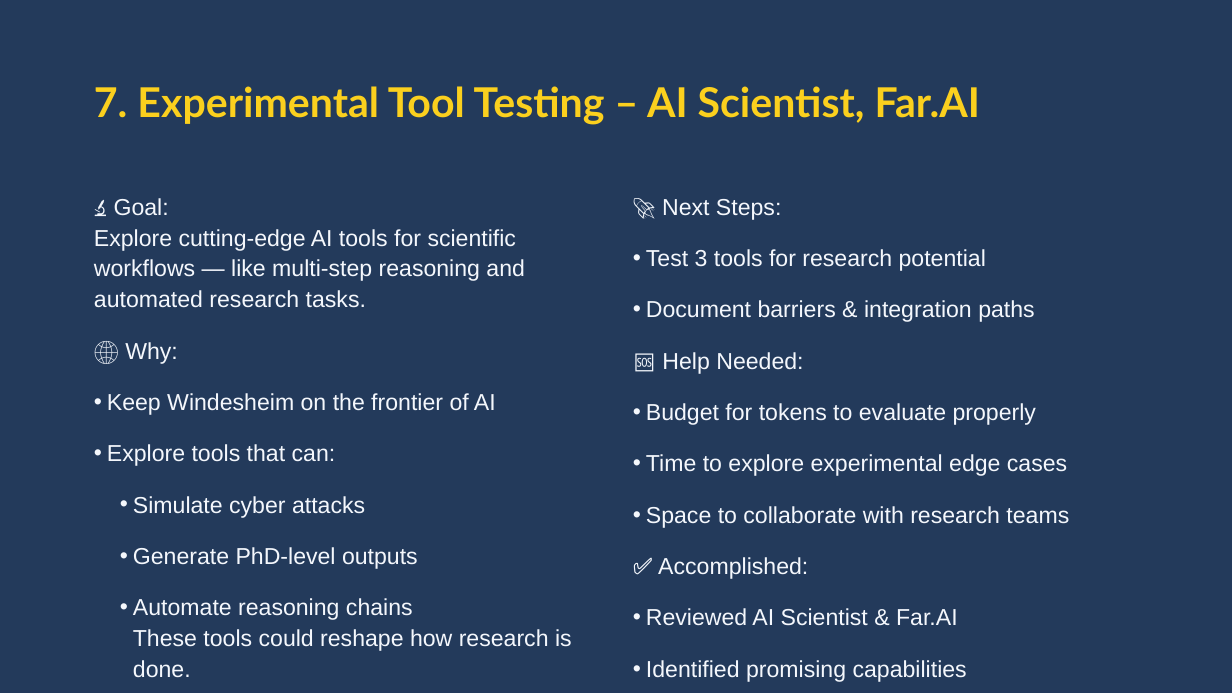
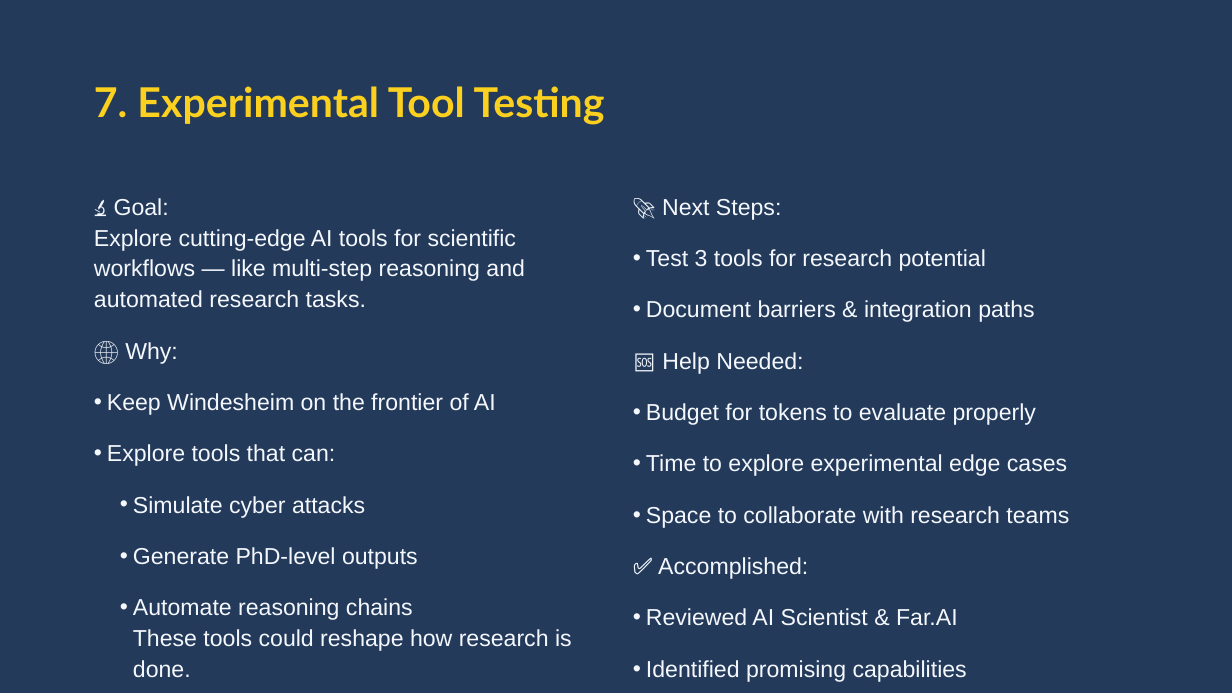
Before and after one commit to Value-Chain-Hackers/VCH-Overview, a slide deck: slide 14 of _PRESENTATIONS/VCH-Overview/Overview.pptx. Drawn at 1232x693 pixels with LibreOffice and Linux fonts; fonts in the diff are those of the drawing. Boxes give left, top, right and bottom in pixels: in the first picture for what was removed or moved away, otherwise in the second. Text is boxed around its words. In the diff, an @@ line names an element or a change of style, - is before the commit and + after.

```diff
--- a/_PRESENTATIONS/VCH-Overview/Overview.pptx
+++ b/_PRESENTATIONS/VCH-Overview/Overview.pptx
@@ title at (94,86,605,125): text changed @@
-7. Experimental Tool Testing – AI Scientist, Far.AI
+7. Experimental Tool Testing
```
Also in this commit, not shown: 8 other slides changed, 5 other files.
